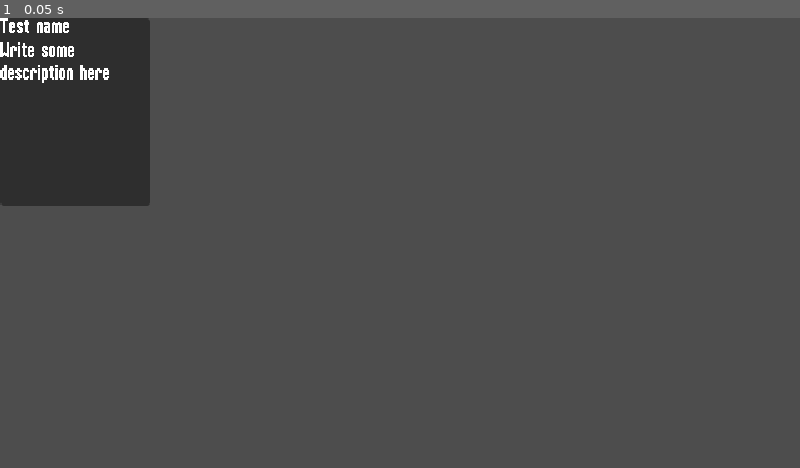
Above: before the commit, frame 1.
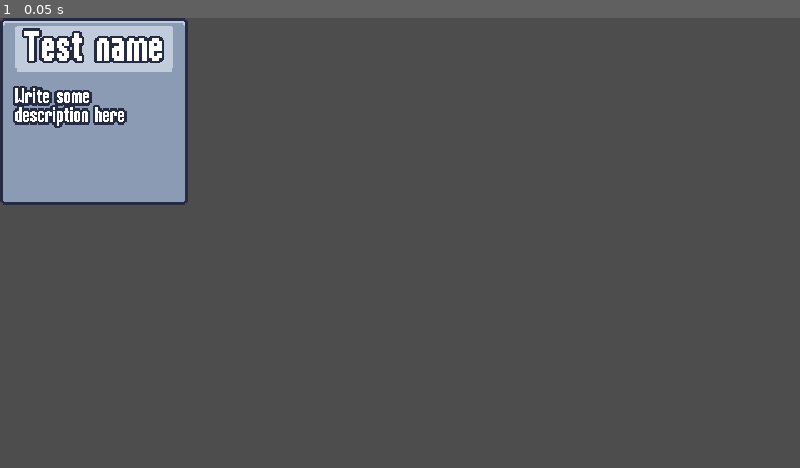
Above: after the commit, the same moment.

Repository: nadeemkhedr/survivor-game-godot
Game: Godot game, scene res://scenes/ui/ability_upgrade_card.tscn
Two runs of this game, one before a commit and one after it. Both use one fixed random seed, a clock stepped at 60 frames per second and the inputs below. This scene is started directly instead of the project's main scene.
Inputs:
- Up to frame 1 (0.05 s): no input

The runs differ from the first frame. In frame 1, 8.5% of the frame differs, in the area x 0-24%, y 0-42%.

Commit message:
✨ feat: add upgrade card container theme

Diff:
--- a/resources/theme/theme.tres
+++ b/resources/theme/theme.tres
@@ -1,7 +1,32 @@
-[gd_resource type="Theme" load_steps=2 format=3 uid="uid://dcre786dueuag"]
+[gd_resource type="Theme" load_steps=5 format=3 uid="uid://dcre786dueuag"]
 
 [ext_resource type="FontFile" uid="uid://ba5m0f8g4fvlx" path="res://resources/theme/Rockboxcond12.ttf" id="1_0jmct"]
+[ext_resource type="Texture2D" uid="uid://cxvc72esrcnx" path="res://assets/ui/ui.png" id="1_gk8uo"]
+
+[sub_resource type="StyleBoxTexture" id="StyleBoxTexture_5rmv1"]
+content_margin_left = 4.0
+content_margin_top = 4.0
+content_margin_right = 4.0
+content_margin_bottom = 4.0
+texture = ExtResource("1_gk8uo")
+texture_margin_left = 1.0
+texture_margin_top = 1.0
+texture_margin_right = 1.0
+texture_margin_bottom = 1.0
+region_rect = Rect2(18, 2, 12, 13)
+
+[sub_resource type="StyleBoxTexture" id="StyleBoxTexture_ndu37"]
+texture = ExtResource("1_gk8uo")
+texture_margin_left = 4.0
+texture_margin_top = 6.0
+texture_margin_right = 4.0
+texture_margin_bottom = 4.0
+region_rect = Rect2(0, 0, 16, 17)
 
 [resource]
 default_font = ExtResource("1_0jmct")
 default_font_size = 16
+AlternatePanelContainer/base_type = &"PanelContainer"
+AlternatePanelContainer/styles/panel = SubResource("StyleBoxTexture_5rmv1")
+Label/constants/line_spacing = 0
+PanelContainer/styles/panel = SubResource("StyleBoxTexture_ndu37")
--- a/scenes/ui/ability_upgrade_card.tscn
+++ b/scenes/ui/ability_upgrade_card.tscn
@@ -3,20 +3,42 @@
 [ext_resource type="Script" path="res://scenes/ui/ability_upgrade_card.gd" id="1_e3mfb"]
 
 [node name="AbilityUpgradeCard" type="PanelContainer"]
-custom_minimum_size = Vector2(120, 150)
+custom_minimum_size = Vector2(150, 150)
 script = ExtResource("1_e3mfb")
 
-[node name="VBoxContainer" type="VBoxContainer" parent="."]
+[node name="MarginContainer" type="MarginContainer" parent="."]
 layout_mode = 2
+theme_override_constants/margin_left = 8
+theme_override_constants/margin_top = 0
+theme_override_constants/margin_right = 8
+theme_override_constants/margin_bottom = 8
 
-[node name="NameLabel" type="Label" parent="VBoxContainer"]
+[node name="VBoxContainer" type="VBoxContainer" parent="MarginContainer"]
+layout_mode = 2
+theme_override_constants/separation = 12
+
+[node name="PanelContainer" type="PanelContainer" parent="MarginContainer/VBoxContainer"]
+layout_mode = 2
+mouse_filter = 2
+theme_type_variation = &"AlternatePanelContainer"
+
+[node name="NameLabel" type="Label" parent="MarginContainer/VBoxContainer/PanelContainer"]
 unique_name_in_owner = true
 layout_mode = 2
+theme_override_colors/font_outline_color = Color(0.14902, 0.168627, 0.266667, 1)
+theme_override_constants/outline_size = 8
+theme_override_font_sizes/font_size = 32
 text = "Test name
 "
+horizontal_alignment = 1
+vertical_alignment = 2
+autowrap_mode = 2
 
-[node name="DescriptionLabel" type="Label" parent="VBoxContainer"]
+[node name="DescriptionLabel" type="Label" parent="MarginContainer/VBoxContainer"]
 unique_name_in_owner = true
 layout_mode = 2
+theme_override_colors/font_shadow_color = Color(0.14902, 0.168627, 0.266667, 1)
+theme_override_colors/font_outline_color = Color(0.14902, 0.168627, 0.266667, 1)
+theme_override_constants/outline_size = 8
 text = "Write some description here"
 autowrap_mode = 2
Binary file added: assets/ui/ui.png
Not shown, added: assets/ui/ui.png.import
